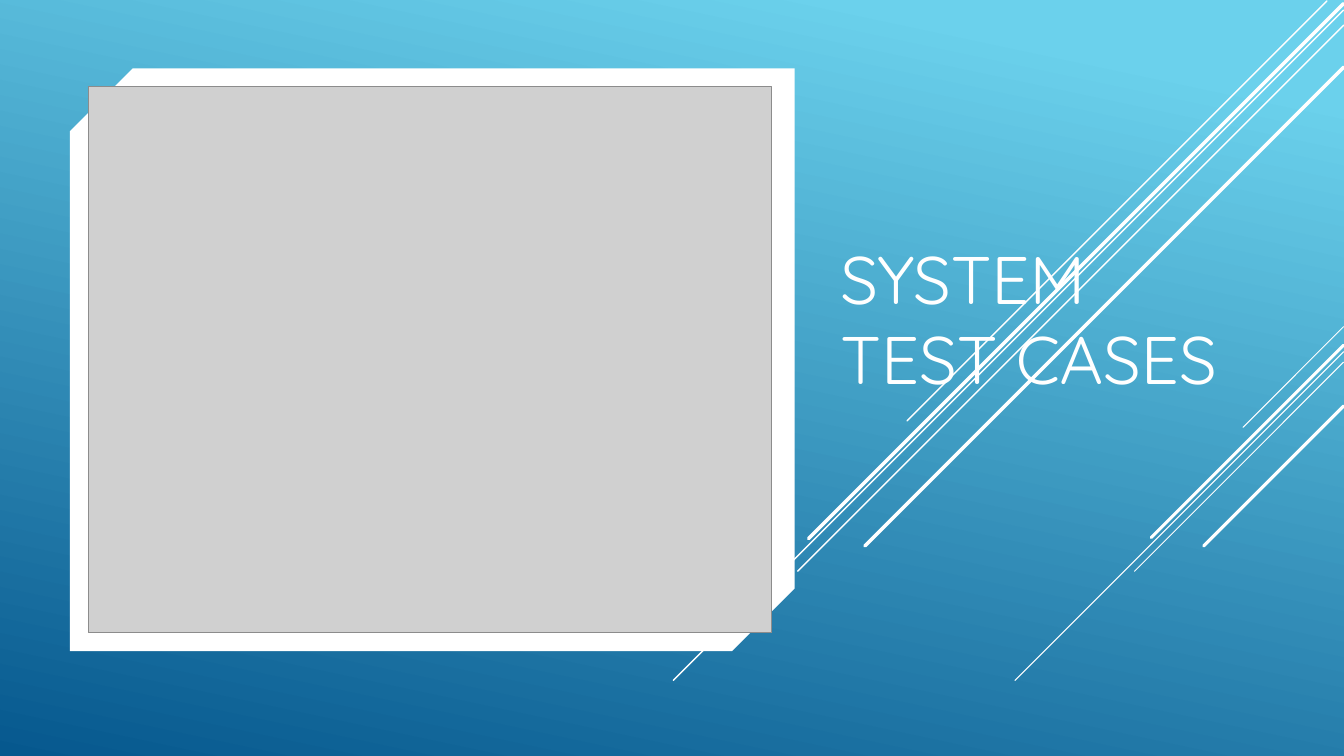
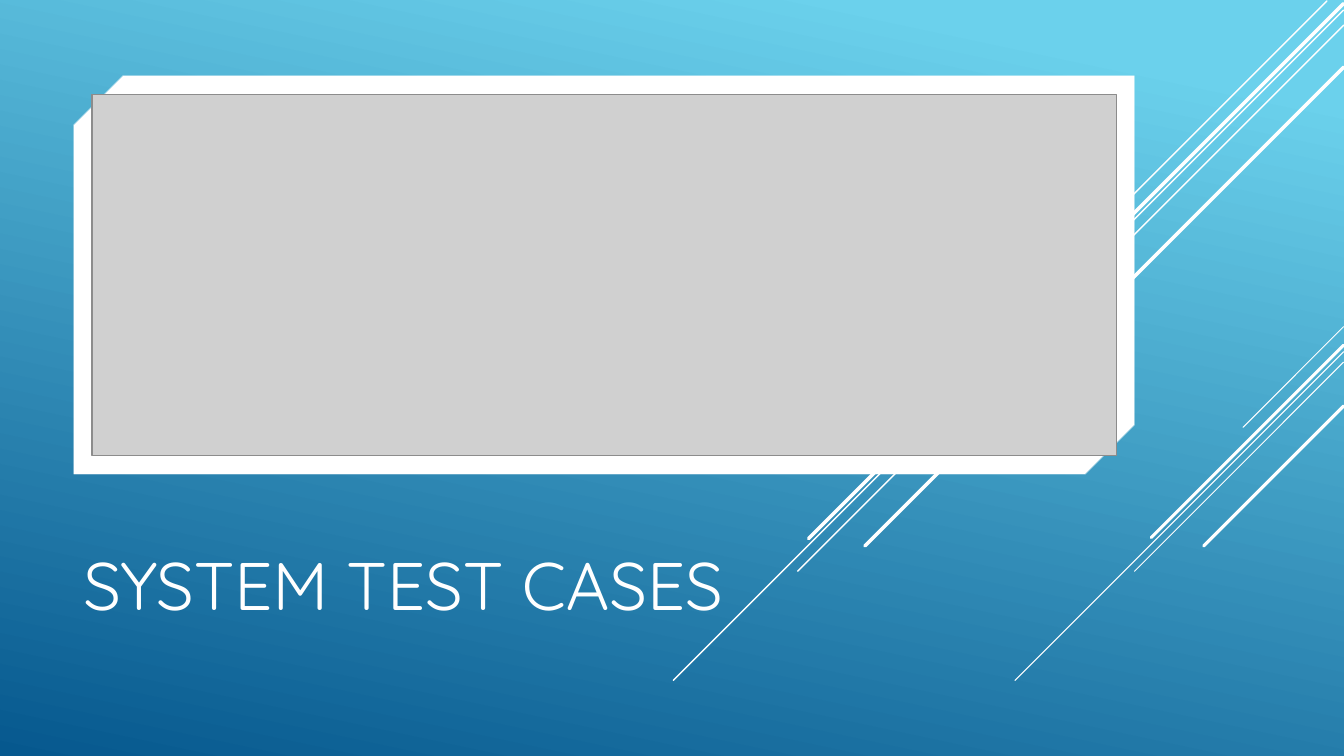
Before and after one commit to cs414-C-Team/cs414-f18-001-C-Team, a slide deck: slide 12 of presentations/P4 Presentation.pptx. Drawn at 1344x756 pixels with LibreOffice and Linux fonts; fonts in the diff are those of the drawing; grey boxes stand for pictures. Boxes give left, top, right and bottom in pixels: in the first picture for what was removed or moved away, otherwise in the second. Text is boxed around its words. In the diff, an @@ line names an element or a change of style, - is before the commit and + after.

```diff
--- a/presentations/P4 Presentation.pptx
+++ b/presentations/P4 Presentation.pptx
@@ snip diag rect removed at [70,69,795,651] @@
@@ snip diag rect added at [75,77,1135,474], fill #FFFFFF, outline #FFFFFF 1.25 pt @@
@@ picture: place and size @@
-picture at [88,87,771,633]
+picture at [92,94,1116,456]
@@ title "SYSTEM TEST CASES" rewrapped from [840,242,1217,402] to [83,562,723,611] @@
```
Also in this commit, not shown: 1 other slide changed.
